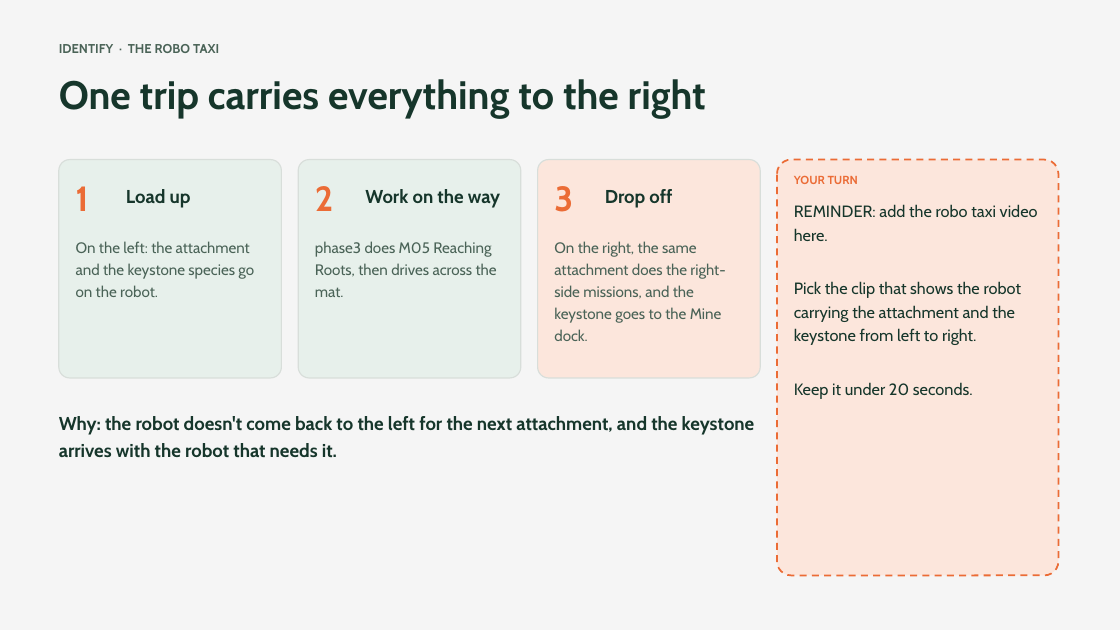
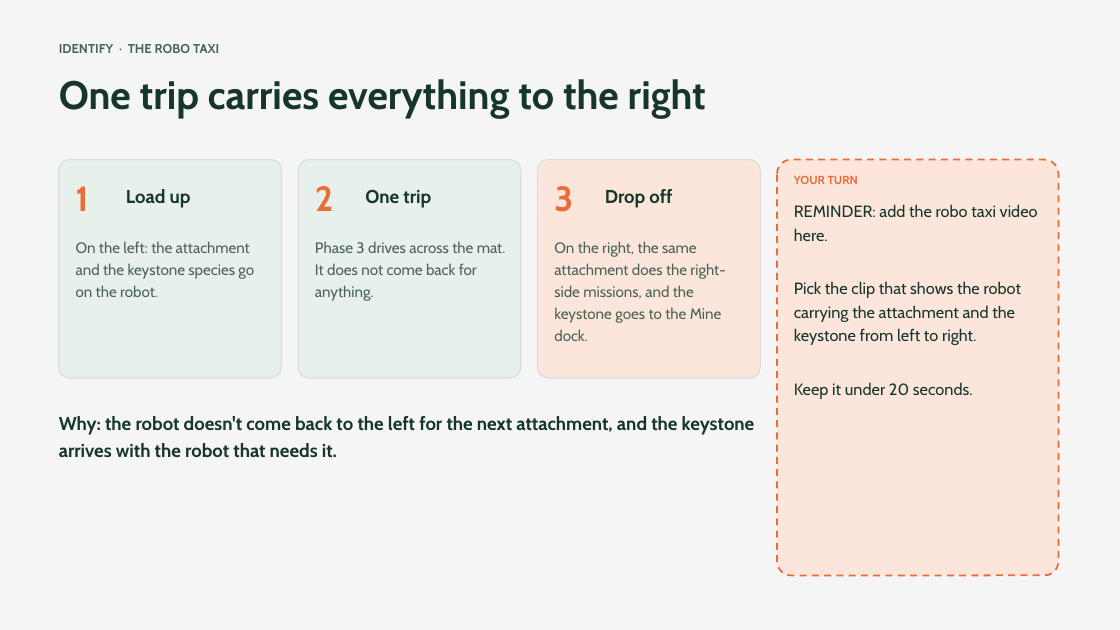
Before and after one commit to amana4/FLL2026, a slide deck: slide 12 of robot-design/exceeds-workshop.pptx. Drawn at 1120x630 pixels with LibreOffice and Linux fonts; fonts in the diff are those of the drawing. Boxes give left, top, right and bottom in pixels: in the first picture for what was removed or moved away, otherwise in the second. Text is boxed around its words. In the diff, an @@ line names an element or a change of style, - is before the commit and + after.

Commit message:
Add Robot Design judging presentation pack
Generate the judging deck, cue cards, and judge-question practice sheet in HTML and PowerPoint. Update the mission plan and diagrams for seven runs, refresh related prep materials, and adjust Phase 7 robot test settings.

```diff
--- a/robot-design/exceeds-workshop.pptx
+++ b/robot-design/exceeds-workshop.pptx
@@ text at (365,189,431,208): text changed @@
-Work on the way
+One trip
@@ text at (315,241,506,301): text changed @@
-phase3 does M05 Reaching Roots, then drives across the mat.
+Phase 3 drives across the mat. It does not come back for anything.
```
Also in this commit, not shown: 3 other slides changed, 28 other files.
